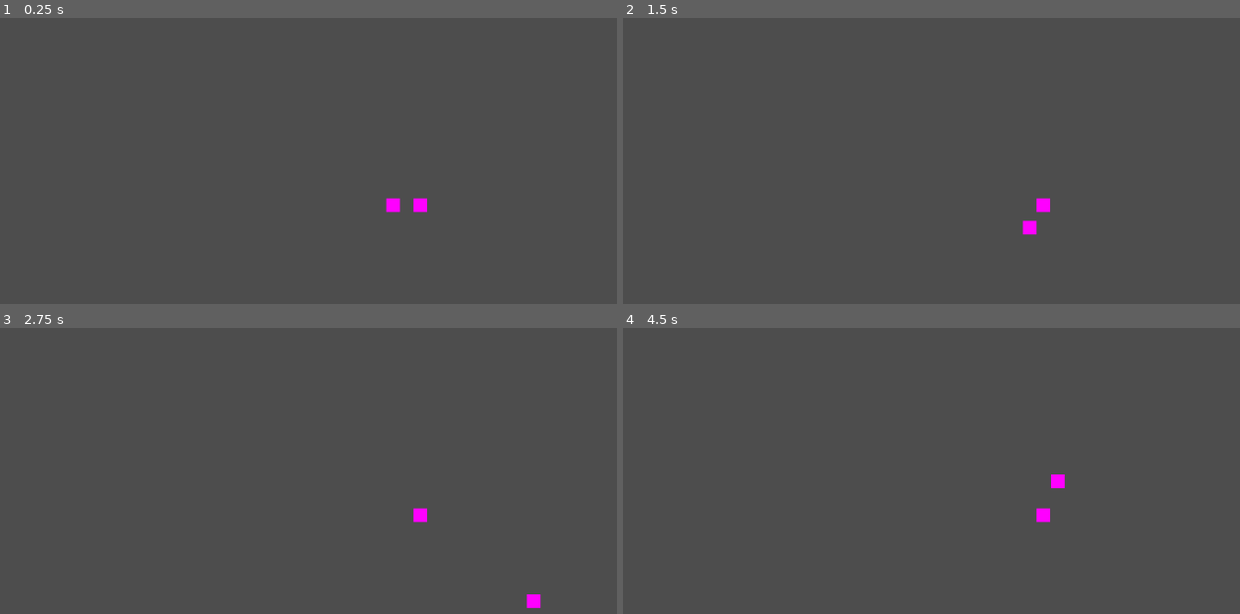
Above: before the commit, frames 1-4 (two rows, left to right).
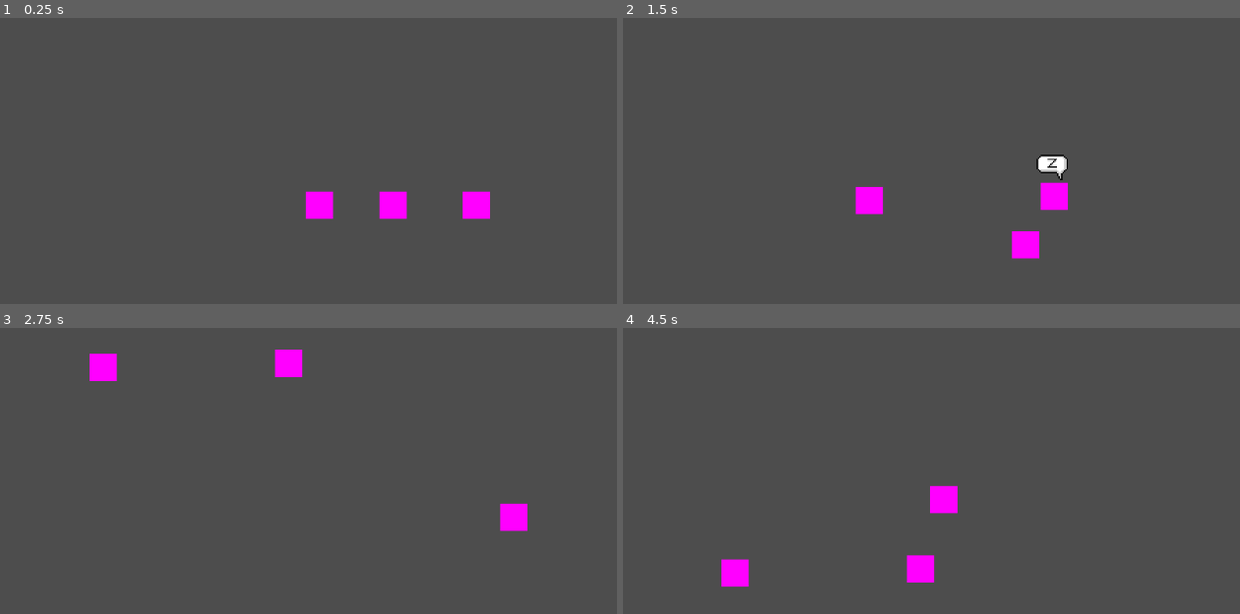
Above: after the commit, the same moments.

Repository: nerdie01/RudysInferno
Game: Godot game, scene res://Prototyping/test_scene.tscn
Two runs of this game, one before a commit and one after it. Both use one fixed random seed, a clock stepped at 60 frames per second and the inputs below.
Inputs (mouse positions are in pixels of both pictures, inside the frame that each line leads up to):
- Up to frame 1 (0.25 s): no input
- Up to frame 2 (1.5 s): tap Enter at 0.5 s; move the mouse to (1190, 183) at 0.52 s; hold D (move_right) 0.53-1.28 s; click (1190, 183) at 0.6 s; tap Space (sprint) at 0.8, 1.35 s; move the mouse to (857, 226) at 1.27 s; hold S (move_down) from 1.28 s (still down)
- Up to frame 3 (2.75 s): click (234, 536) at 1.55 s; move the mouse to (468, 419) at 2.02 s; release S (move_down) at 2.03 s; hold D (move_right) from 2.03 s (still down); click (468, 419) at 2.1 s; tap Space (sprint) at 2.3 s
- Up to frame 4 (4.5 s): move the mouse to (974, 602) at 2.77 s; release D (move_right) at 2.78 s; hold W (move_up) 2.78-3.53 s; tap Ctrl (sneak) at 2.85 s; click (974, 602) at 3.05 s; move the mouse to (outside the picture) at 3.52 s; hold A (move_left) from 3.53 s (still down); tap Space (sprint) at 3.6 s; move the mouse to (777, 448) at 4.27 s; click (777, 448) at 4.35 s

The runs differ from the first frame. In frame 1, 1.4% of the frame differs, in the area x 49-80%, y 60-71%; in frame 2, 1.7%, in the area x 37-73%, y 47-85%; in frame 3, 1.5%; in frame 4, 1.6%.

Commit message:
added lots of stuff

Diff:
--- /dev/null
+++ b/Localizations/localizations.csv
@@ -0,0 +1,3 @@
+,en
+dialogue.test.1,meow meow meow mrrp meep meow meow :3 :3 :3 zz prrrrrr
+dialogue.test.2,mrrp meep meow meow meow mrreow
--- a/Prototyping/test_scene.tscn
+++ b/Prototyping/test_scene.tscn
@@ -1,30 +1,26 @@
-[gd_scene load_steps=4 format=3 uid="uid://cbui1c7u106he"]
+[gd_scene load_steps=5 format=3 uid="uid://cbui1c7u106he"]
 
+[ext_resource type="Script" path="res://Scripts/Camera/camera.gd" id="1_0y8vf"]
 [ext_resource type="PackedScene" uid="uid://bmvu7jasqhpnv" path="res://Scenes/Character/character.tscn" id="1_42rra"]
-
-[sub_resource type="PlaceholderTexture2D" id="PlaceholderTexture2D_lsd0n"]
-
-[sub_resource type="RectangleShape2D" id="RectangleShape2D_7r37o"]
+[ext_resource type="PackedScene" uid="uid://dtk4twbmrpdjj" path="res://Scenes/NPC/friendly.tscn" id="3_mrdya"]
+[ext_resource type="Script" path="res://Scripts/scene_manager.gd" id="4_5dgwi"]
 
 [node name="Scene" type="Node2D"]
 
-[node name="Camera2D" type="Camera2D" parent="."]
+[node name="Camera2D" type="Camera2D" parent="." node_paths=PackedStringArray("target")]
+zoom = Vector2(2, 2)
+script = ExtResource("1_0y8vf")
+target = NodePath("../Character")
 
 [node name="Character" parent="." instance=ExtResource("1_42rra")]
 scale = Vector2(0.998686, 1)
 dash_multiplier = 4.0
-light_attack_boost = 150.0
-heavy_attack_boost = -100.0
 
-[node name="Dummy" type="Node" parent="."]
+[node name="Node" type="Node" parent="."]
+script = ExtResource("4_5dgwi")
 
-[node name="Sprite2D" type="Sprite2D" parent="Dummy"]
-position = Vector2(40, 0)
-scale = Vector2(20, 20)
-texture = SubResource("PlaceholderTexture2D_lsd0n")
+[node name="Friendly" parent="." instance=ExtResource("3_mrdya")]
+position = Vector2(61, 0)
 
-[node name="StaticBody2D" type="StaticBody2D" parent="Dummy"]
-
-[node name="CollisionShape2D" type="CollisionShape2D" parent="Dummy/StaticBody2D" groups=["mobs"]]
-position = Vector2(40, 0)
-shape = SubResource("RectangleShape2D_7r37o")
+[node name="Friendlier" parent="." instance=ExtResource("3_mrdya")]
+position = Vector2(-54, 0)
--- a/Scenes/Character/character.tscn
+++ b/Scenes/Character/character.tscn
@@ -1,16 +1,26 @@
-[gd_scene load_steps=4 format=3 uid="uid://bmvu7jasqhpnv"]
+[gd_scene load_steps=7 format=3 uid="uid://bmvu7jasqhpnv"]
 
 [ext_resource type="Script" path="res://Scripts/Character/character.gd" id="1_d2h85"]
+[ext_resource type="Script" path="res://Scripts/Character/interactor.gd" id="2_ifypk"]
 
 [sub_resource type="PlaceholderTexture2D" id="PlaceholderTexture2D_sbc8x"]
 
 [sub_resource type="RectangleShape2D" id="RectangleShape2D_i0vam"]
 
-[node name="Character" type="CharacterBody2D"]
+[sub_resource type="CircleShape2D" id="CircleShape2D_luqt7"]
+radius = 39.0
+
+[sub_resource type="RectangleShape2D" id="RectangleShape2D_c0n75"]
+size = Vector2(32, 32)
+
+[node name="Character" type="CharacterBody2D" node_paths=PackedStringArray("atk_col_shape")]
 script = ExtResource("1_d2h85")
-light_attack_boost = 4.0
-heavy_attack_boost = -3.0
-light_atk_thres = 150
+dash_time = 5
+light_atk_boost = 200.0
+light_atk_time = 0.2
+heavy_atk_boost = -200.0
+heavy_atk_time = 0.3
+atk_col_shape = NodePath("HitBox/CollisionShape2D")
 
 [node name="AnimationPlayer" type="AnimationPlayer" parent="."]
 
@@ -22,3 +32,18 @@
 
 [node name="CollisionShape2D" type="CollisionShape2D" parent="."]
 shape = SubResource("RectangleShape2D_i0vam")
+
+[node name="InteractionArea" type="Area2D" parent="."]
+script = ExtResource("2_ifypk")
+
+[node name="InteractionArea" type="CollisionShape2D" parent="InteractionArea"]
+shape = SubResource("CircleShape2D_luqt7")
+
+[node name="HitBox" type="Area2D" parent="."]
+
+[node name="CollisionShape2D" type="CollisionShape2D" parent="HitBox"]
+shape = SubResource("RectangleShape2D_c0n75")
+
+[connection signal="body_entered" from="InteractionArea" to="InteractionArea" method="_on_body_entered"]
+[connection signal="body_exited" from="InteractionArea" to="InteractionArea" method="_on_body_exited"]
+[connection signal="body_entered" from="HitBox" to="." method="_on_hit_box_body_entered"]
--- /dev/null
+++ b/Scenes/Character/interactor.gd
@@ -0,0 +1,11 @@
+extends Area2D
+
+
+# Called when the node enters the scene tree for the first time.
+func _ready():
+	pass # Replace with function body.
+
+
+# Called every frame. 'delta' is the elapsed time since the previous frame.
+func _process(delta):
+	pass
--- /dev/null
+++ b/Scenes/NPC/enemy.tscn
@@ -0,0 +1,28 @@
+[gd_scene load_steps=5 format=3 uid="uid://cn0f2p2u77m72"]
+
+[ext_resource type="Script" path="res://Scripts/NPC/dialogue.gd" id="1_d78se"]
+[ext_resource type="Texture2D" uid="uid://bqgjhkbodqm5g" path="res://Art Assets/UI/speech-bubble.bmp" id="2_5kxk1"]
+
+[sub_resource type="PlaceholderTexture2D" id="PlaceholderTexture2D_lsd0n"]
+
+[sub_resource type="RectangleShape2D" id="RectangleShape2D_7r37o"]
+
+[node name="Enemy" type="Node2D"]
+script = ExtResource("1_d78se")
+
+[node name="Sprite2D" type="Sprite2D" parent="."]
+position = Vector2(3.8147e-06, 0)
+scale = Vector2(20, 20)
+texture = SubResource("PlaceholderTexture2D_lsd0n")
+
+[node name="StaticBody2D" type="StaticBody2D" parent="." groups=["enemy"]]
+position = Vector2(-40, 0)
+
+[node name="CollisionShape2D" type="CollisionShape2D" parent="StaticBody2D"]
+position = Vector2(40, 0)
+shape = SubResource("RectangleShape2D_7r37o")
+
+[node name="DialogueBubble" type="Sprite2D" parent="."]
+position = Vector2(0, -24)
+scale = Vector2(1e-05, 1e-05)
+texture = ExtResource("2_5kxk1")
--- /dev/null
+++ b/Scenes/NPC/friendly.tscn
@@ -0,0 +1,30 @@
+[gd_scene load_steps=6 format=3 uid="uid://dtk4twbmrpdjj"]
+
+[ext_resource type="Script" path="res://Scripts/NPC/dialogue.gd" id="1_8souh"]
+[ext_resource type="Texture2D" uid="uid://bqgjhkbodqm5g" path="res://Art Assets/UI/speech-bubble.bmp" id="2_3sho4"]
+[ext_resource type="Script" path="res://Scenes/NPC/normalizing_force.gd" id="2_coodi"]
+
+[sub_resource type="RectangleShape2D" id="RectangleShape2D_7r37o"]
+
+[sub_resource type="PlaceholderTexture2D" id="PlaceholderTexture2D_lsd0n"]
+
+[node name="GenericEnemy" type="Node2D"]
+script = ExtResource("1_8souh")
+
+[node name="RigidBody2D" type="RigidBody2D" parent="." groups=["enemy"]]
+gravity_scale = 0.0
+script = ExtResource("2_coodi")
+k = 5.0
+
+[node name="CollisionShape2D" type="CollisionShape2D" parent="RigidBody2D"]
+shape = SubResource("RectangleShape2D_7r37o")
+
+[node name="Sprite2D" type="Sprite2D" parent="RigidBody2D"]
+position = Vector2(3.8147e-06, 0)
+scale = Vector2(20, 20)
+texture = SubResource("PlaceholderTexture2D_lsd0n")
+
+[node name="DialogueBubble" type="Sprite2D" parent="RigidBody2D"]
+position = Vector2(0, -24)
+scale = Vector2(1e-05, 1e-05)
+texture = ExtResource("2_3sho4")
--- /dev/null
+++ b/Scenes/NPC/normalizing_force.gd
@@ -0,0 +1,6 @@
+extends RigidBody2D
+
+@export var k : float = 50.0
+
+func _physics_process(delta):
+	apply_central_force(-linear_velocity * k)
--- /dev/null
+++ b/Scripts/Camera/camera.gd
@@ -0,0 +1,13 @@
+extends Camera2D
+
+@export var lerp_speed = 0.05
+@export var target : Node2D
+
+# Called when the node enters the scene tree for the first time.
+func _ready():
+	pass # Replace with function body.
+
+
+# Called every frame. 'delta' is the elapsed time since the previous frame.
+func _process(delta):
+	self.position = lerp(self.position, target.position, lerp_speed)
--- a/Scripts/Character/character.gd
+++ b/Scripts/Character/character.gd
@@ -3,49 +3,65 @@
 @export var speed := 150.0
 @export var dash_multiplier := 1.75
 @export var dash_time := 1
-@export var light_attack_boost := 1.25
-@export var light_attack_boost_time := 5.0
-@export var heavy_attack_boost := -0.25
-@export var heavy_attack_boost_time := 5.0
-@export var light_atk_thres := 100
+
+@export var light_atk_boost := 1.25
+@export var light_atk_boost_time := 5.0
+@export var light_atk_time = 1.0
+
+@export var heavy_atk_boost := -0.25
+@export var heavy_atk_boost_time := 5.0
+@export var heavy_atk_time = 1.0
+
+@export var atk_col_shape : CollisionShape2D
+@export var atk_thres := 150
+@export var knockback := 1
+
 @export var lerp_intensity := 1000.0
-@export var sugar_rush = 5
+@export var n_dash = 5
 @export var crouch_speed_reduction = 0.75
+@export var light_hitbox_params = [Vector2(20,15), Vector2(10,0)]
+@export var heavy_hitbox_params = [Vector2(32,32), Vector2(16,0)]
 
 var angle_to_character : float
+var face_state : int = 0
+var t0 : float
+var is_atking : bool = false
 
-var face_state = 0
-var t0
+func _ready():
+	pass
 
 func _physics_process(delta):
 	var dir_vec = speed * crouch_speed_reduction * Input.get_vector("move_left", "move_right", "move_up", "move_down") if Input.is_action_pressed("sneak") else speed * Input.get_vector("move_left", "move_right", "move_up", "move_down")
 	velocity = velocity.move_toward(dir_vec, delta * lerp_intensity)
-	if Input.is_action_just_pressed("sprint") && sugar_rush && dir_vec:
+	if Input.is_action_just_pressed("sprint") && n_dash && dir_vec:
 		velocity = dash_multiplier * velocity
 		velocity = velocity.move_toward(dir_vec, delta * dash_time)
-		sugar_rush = sugar_rush - 1;
+		n_dash = n_dash - 1;
 
 	move_and_slide()
 
 	var char_to_mouse_vec = get_local_mouse_position()
 
 	# code to attack
-	# get difference between initial and final mouse press times to determine light or heavy attack
+	# get difference between initial and final mouse press times to determine light or heavy atk
 
 	if Input.is_action_just_pressed("attack"):
 		t0 = Time.get_ticks_msec()
-		print(t0)
 	if Input.is_action_just_released("attack"):
 		# if mouse was pressed for long enough, do heavy attack
 		var dt = Time.get_ticks_msec() - t0
-		if dt < light_atk_thres:
-			velocity = light_attack_boost * char_to_mouse_vec.normalized() + velocity
-			velocity = velocity.move_toward(dir_vec, delta * light_attack_boost_time)
-			print("Light attack at t = ", t0, ", delta t = ", dt, ")")
-		else:
-			velocity = heavy_attack_boost * char_to_mouse_vec.normalized() + velocity
-			velocity = velocity.move_toward(dir_vec, delta * heavy_attack_boost_time)
-			print("Heavy attack at t = ", t0, ", delta t = ", dt, ")")
+		if !is_atking:
+			if dt < atk_thres:
+				velocity = light_atk_boost * char_to_mouse_vec.normalized() + velocity
+				velocity = velocity.move_toward(dir_vec, delta * light_atk_boost_time)
+				print("Light atk at t = ", t0, ", delta t = ", dt, ")")
+				await do_attack(light_hitbox_params, light_atk_time)
+			else:
+				velocity = heavy_atk_boost * char_to_mouse_vec.normalized() + velocity
+				velocity = velocity.move_toward(dir_vec, delta * heavy_atk_boost_time)
+				print("Heavy atk at t = ", t0, ", delta t = ", dt, ")")
+				await do_attack(heavy_hitbox_params, heavy_atk_time)
+
 
 	angle_to_character = atan2(-char_to_mouse_vec.y, char_to_mouse_vec.x)
 
@@ -57,3 +73,21 @@
 		face_state = -1;
 	if (-5*PI/8 <= angle_to_character && angle_to_character < -PI/8):
 		face_state = 0;
+
+func do_attack(hitbox, time):
+	is_atking = true
+
+	atk_col_shape.shape.extents = hitbox[0]
+	atk_col_shape.position = Vector2(
+		hitbox[1].x * cos(angle_to_character) - hitbox[1].y * sin(angle_to_character),
+		-hitbox[1].x * sin(angle_to_character) - hitbox[1].y * cos(angle_to_character))
+	atk_col_shape.rotation =  -angle_to_character
+
+	await get_tree().create_timer(time).timeout
+
+	atk_col_shape.shape.extents = Vector2.ZERO
+	is_atking = false
+
+func _on_hit_box_body_entered(body):
+	if body.is_in_group("enemy"):
+		body.apply_central_impulse(knockback * get_local_mouse_position())
--- /dev/null
+++ b/Scripts/Character/interactor.gd
@@ -0,0 +1,27 @@
+extends Area2D
+
+var in_dialogue = false
+
+# Called when the node enters the scene tree for the first time.
+func _ready():
+	pass # Replace with function body.
+
+
+# Called every frame. 'delta' is the elapsed time since the previous frame.
+func _process(delta):
+	pass
+
+
+func _on_body_entered(body:Node2D):
+	if body.is_in_group("enemy"):
+		var ds = body.get_parent()
+		ds.dialogue_state = 1
+		print(ds.dialogue_state)
+		in_dialogue = true
+
+func _on_body_exited(body:Node2D):
+	if body.is_in_group("enemy"):
+		var ds = body.get_parent()
+		ds.dialogue_state = 0
+		print(ds.dialogue_state)
+		in_dialogue = false
--- /dev/null
+++ b/Scripts/NPC/dialogue.gd
@@ -0,0 +1,22 @@
+extends Node
+
+@export var icon_scaling_time := 5.0
+@export var icon_target_scale := Vector2.ONE
+var icon : Sprite2D
+
+var dialogue_state = 0
+
+# Called when the node enters the scene tree for the first time.
+func _ready():
+	icon = get_child(0).get_child(2)
+
+
+# Called every frame. 'delta' is the elapsed time since the previous frame.
+func _process(delta):
+	match dialogue_state:
+		0:
+			if icon.scale != Vector2.ZERO:
+				icon.scale = lerp(icon.scale, Vector2.ZERO, icon_scaling_time * delta)
+		1:
+			if icon.scale != icon_target_scale:
+				icon.scale = lerp(icon.scale, icon_target_scale, icon_scaling_time * delta)
--- /dev/null
+++ b/Scripts/scene_manager.gd
@@ -0,0 +1,6 @@
+extends Node
+
+
+# Called when the node enters the scene tree for the first time.
+func _ready():
+	TranslationServer.set_locale("en")
--- a/project.godot
+++ b/project.godot
@@ -57,7 +57,12 @@
 ]
 }
 
+[internationalization]
+
+locale/translations=PackedStringArray("res://Localizations/localizations.en.translation")
+
 [rendering]
 
+textures/canvas_textures/default_texture_filter=0
 renderer/rendering_method="gl_compatibility"
 renderer/rendering_method.mobile="gl_compatibility"
Binary file added: Art Assets/UI/Dialogue/deer.png
Not shown, added: Art Assets/UI/Dialogue/deer.png.import
Binary file added: Art Assets/UI/Dialogue/deer_aggr.png
Not shown, added: Art Assets/UI/Dialogue/deer_aggr.png.import
Binary file added: Art Assets/UI/speech-bubble.bmp
Not shown, changed: Art Assets/UI/speech-bubble.bmp.import
Not shown, added: Localizations/localizations.csv.import
Binary file added: Localizations/localizations.en.translation
Binary file removed: Prototyping/gun.png
Binary file removed: Prototyping/gun.webp
Not shown, added: Localizations/.~lock.localizations.csv#
